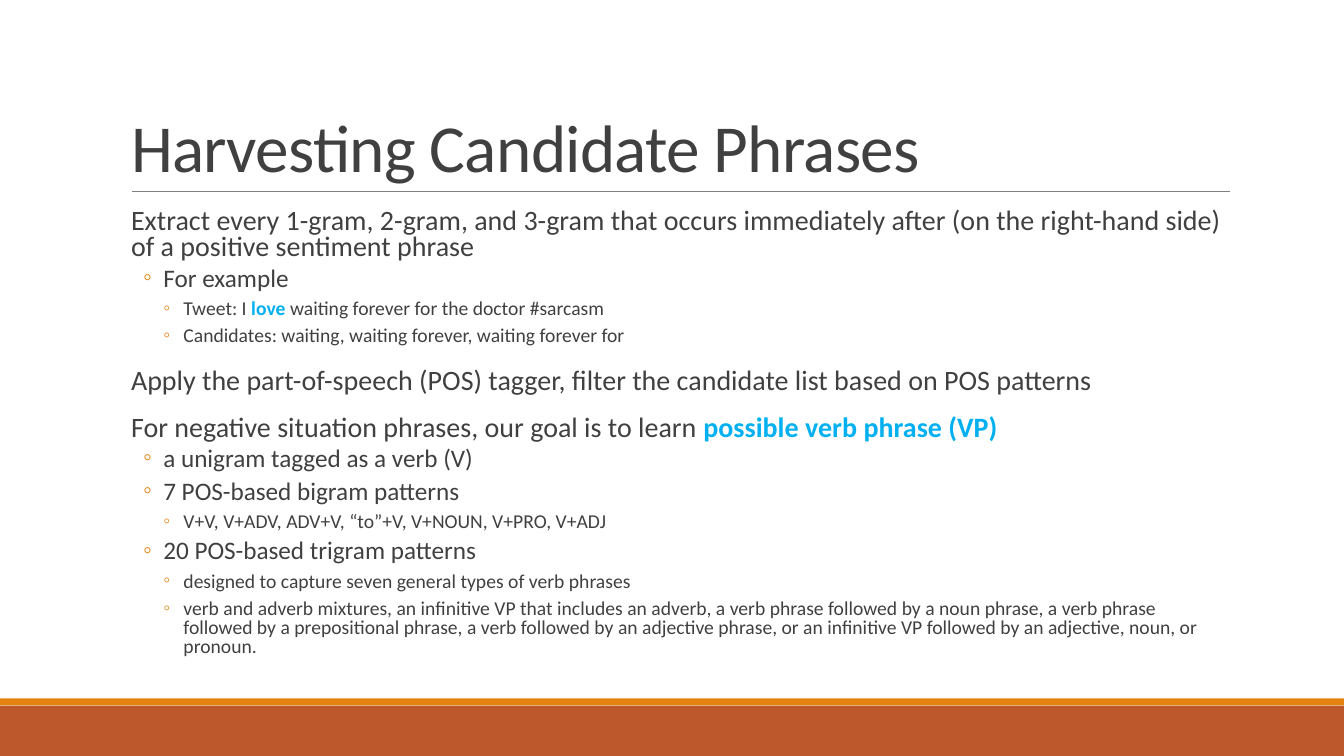
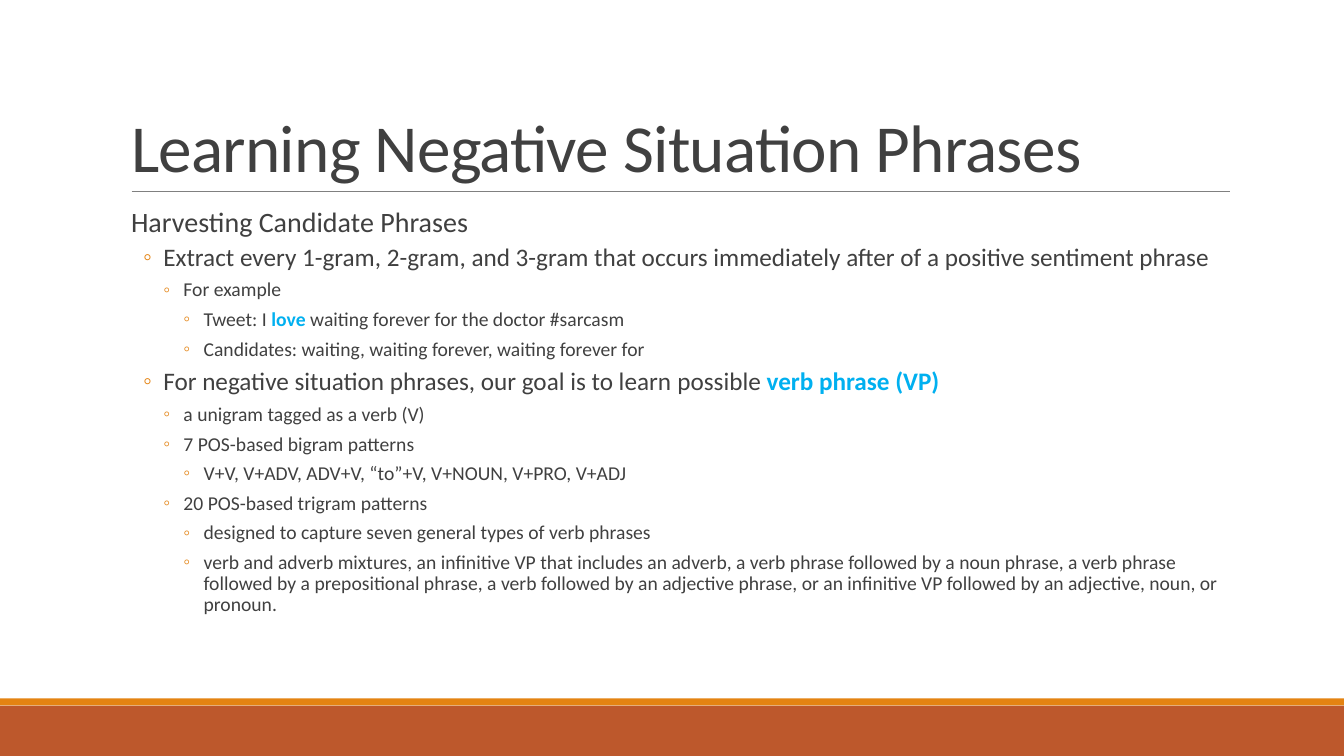
Before and after one commit to liangxh/grad, a slide deck: slide 7 of [文献调研] Sarcasm as Contrast between a Positive Sentiment and Negative Situation.pptx (slide 10 before the commit). Drawn at 1344x756 pixels with LibreOffice and Linux fonts; fonts in the diff are those of the drawing. Boxes give left, top, right and bottom in pixels: in the first picture for what was removed or moved away, otherwise in the second. Text is boxed around its words. In the diff, an @@ line names an element or a change of style, - is before the commit and + after.

```diff
--- a/[文献调研] Sarcasm as Contrast between a Positive Sentiment and Negative Situation.pptx
+++ b/[文献调研] Sarcasm as Contrast between a Positive Sentiment and Negative Situation.pptx
@@ title at bbox=[131, 125, 1082, 184]: text changed @@
-Harvesting Candidate Phrases
+Learning Negative Situation Phrases
@@ text at bbox=[131, 212, 1208, 271]: text changed; size 20 to 18 pt @@
-  Extract every 1-gram, 2-gram, and 3-gram that occurs immediately after (on the right-hand side) of a positive sentiment phrase
+  Harvesting Candidate Phrases
+  ◦ Extract every 1-gram, 2-gram, and 3-gram that occurs immediately after of a positive sentiment phrase
@@ text at bbox=[163, 282, 1217, 614]: size 18 to 14 pt in "For example", "a unigram tagged as a verb (V)", "7 POS-based bigram patterns", "20 POS-based trigram patterns"; size 20 to 18 pt in "For negative situation phrases, our goal is ..."; text colour #00B0F0 to #404040, bold off in "possible"; list level 2 to 3 in "For example"; line spacing 0.8 to 0.9; list level 3 to 4 in "Tweet: I love waiting forever ..."; list level 3 to 4 in "Candidates: waiting, waiting forever, waiting ..."; bullet   to ◦; list level 1 to 2 in "For negative situation phrases, our ..."; list level 2 to 3 in "a unigram tagged as a ..."; list level 2 to 3 in "7 POS-based bigram patterns"; list level 3 to 4 in "V+V, V+ADV, ADV+V, “to”+V, V+NOUN, ..."; list level 2 to 3 in "20 POS-based trigram patterns"; list level 3 to 4 in "designed to capture seven general ..."; list level 3 to 4 in "verb and adverb mixtures, an ..." @@
@@ text at bbox=[131, 370, 1091, 395]: paragraph removed @@
-  Apply the part-of-speech (POS) tagger, filter the candidate list based on POS patterns
```
Also in this commit, not shown: 7 other slides changed, 15 slides added, 3 slides removed.
